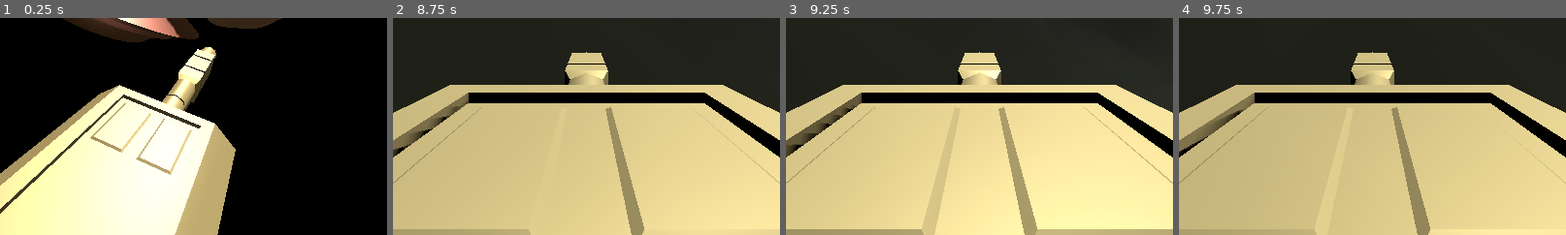
Above: before the commit, frames 1-4 (left to right).
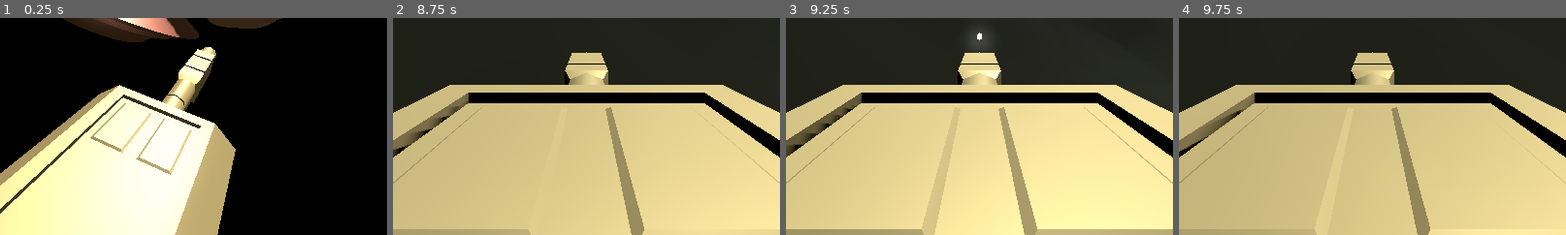
Above: after the commit, the same moments.

Repository: gshadows/Defence-of-Five
Game: Godot game, scene res://main.tscn
Two runs of this game, one before a commit and one after it. Both use one fixed random seed, a clock stepped at 60 frames per second and the inputs below.
Inputs (mouse positions are % of the whole screen's width and height, from its top left):
- Up to frame 1 (0.25 s): no input
- Up to frame 2 (8.75 s): click "START" at 0.5 s; click "Single Gun (5)" at 1.25 s; click "Single Gun (5)" at 2 s; click (26, 29) at 2.75 s; click "Single Gun (4)" at 3.5 s; click "Single Gun (4)" at 4.25 s; click "START" at 5 s; tap Enter at 5.75 s; move the mouse to (55, 50) at 5.77 s; press the mouse at (55, 50) at 5.78 s; move the mouse to (45, 50) at 6.52 s; release the mouse at (45, 50) at 6.53 s; click (45, 50) at 6.6 s; move the mouse to (52, 48) at 7.27 s; press the mouse at (52, 48) at 7.28 s; tap 1 at 7.35 s; move the mouse to (49, 52) at 8.02 s; release the mouse at (49, 52) at 8.03 s; tap 5 at 8.1 s; click (49, 52) at 8.3 s
- Up to frame 3 (9.25 s): tap Space at 8.75 s; move the mouse to (57, 51) at 8.77 s; press the mouse at (57, 51) at 8.78 s
- Up to frame 4 (9.75 s): tap Enter at 9.5 s; move the mouse to (42, 49) at 9.52 s; release the mouse at (42, 49) at 9.53 s; click (42, 49) at 9.6 s
The pictures show only the part of the screen within x 25-75%, y 50-100%; the shares and areas given below are measured in that part.

Frames 1-2 are identical in both runs. In frame 3, 0.3% of the frame differs, in the area x 47-53%, y 6-15%; in frame 4, nothing differs.

Commit message:
Improve health. Make laser larger.

Diff:
--- a/objects/buildings/headquarters.tscn
+++ b/objects/buildings/headquarters.tscn
@@ -42,6 +42,7 @@
 [node name="HeadQuarters" type="StaticBody3D"]
 transform = Transform3D(1, 0, 0, 0, 1, 0, 0, 0, 1, 0.0306816, -0.0497894, 0.0051384)
 script = ExtResource("1_liauu")
+health = 500
 
 [node name="Headquarters" type="MeshInstance3D" parent="."]
 transform = Transform3D(10, 0, 0, 0, 1, 0, 0, 0, 10, 0, 0, 0)
--- a/objects/bullets/laser_ray.tscn
+++ b/objects/bullets/laser_ray.tscn
@@ -4,8 +4,8 @@
 [ext_resource type="Script" path="res://objects/bullets/laser_ray.gd" id="1_6iwgt"]
 
 [sub_resource type="CylinderMesh" id="CylinderMesh_7mbh5"]
-top_radius = 0.05
-bottom_radius = 0.05
+top_radius = 0.1
+bottom_radius = 0.1
 height = 1.0
 radial_segments = 6
 rings = 2
--- a/objects/defence/emi_tower.tscn
+++ b/objects/defence/emi_tower.tscn
@@ -42,6 +42,7 @@
 [node name="EMI Tower" type="StaticBody3D"]
 script = ExtResource("2_scok2")
 type = 1
+health = 150
 fire_delay = 30.0
 bullet_damage = 1000.0
 
--- a/objects/defence/turret_single.tscn
+++ b/objects/defence/turret_single.tscn
@@ -44,7 +44,7 @@
 
 [node name="Turret Single" type="StaticBody3D"]
 script = ExtResource("2_cj62v")
-fire_delay = 500.0
+fire_delay = 250.0
 bullet_scene = ExtResource("2_6cv2r")
 bullet_speed = 30.0
 bullet_material = ExtResource("3_6bb8y")
